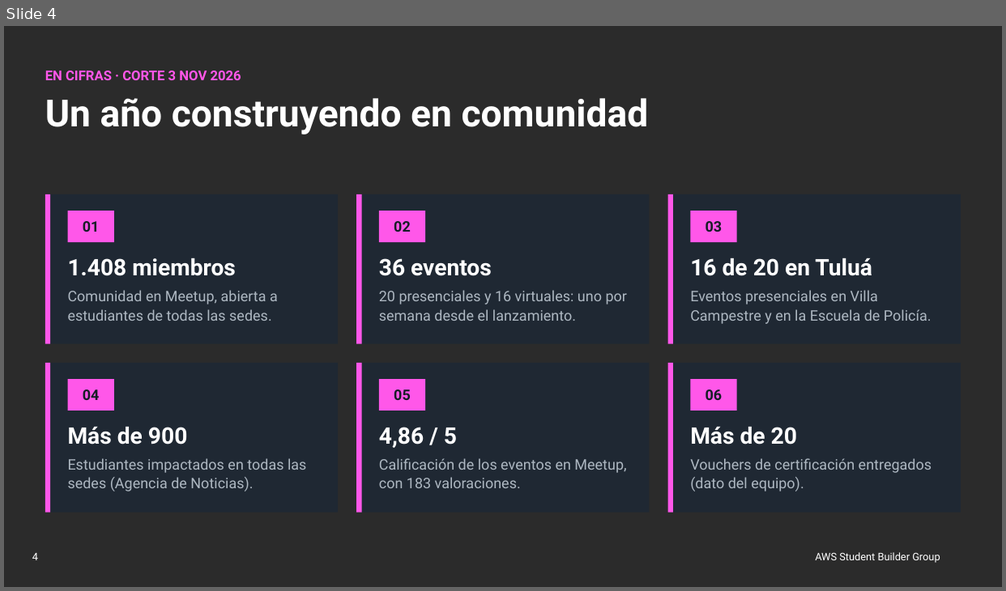
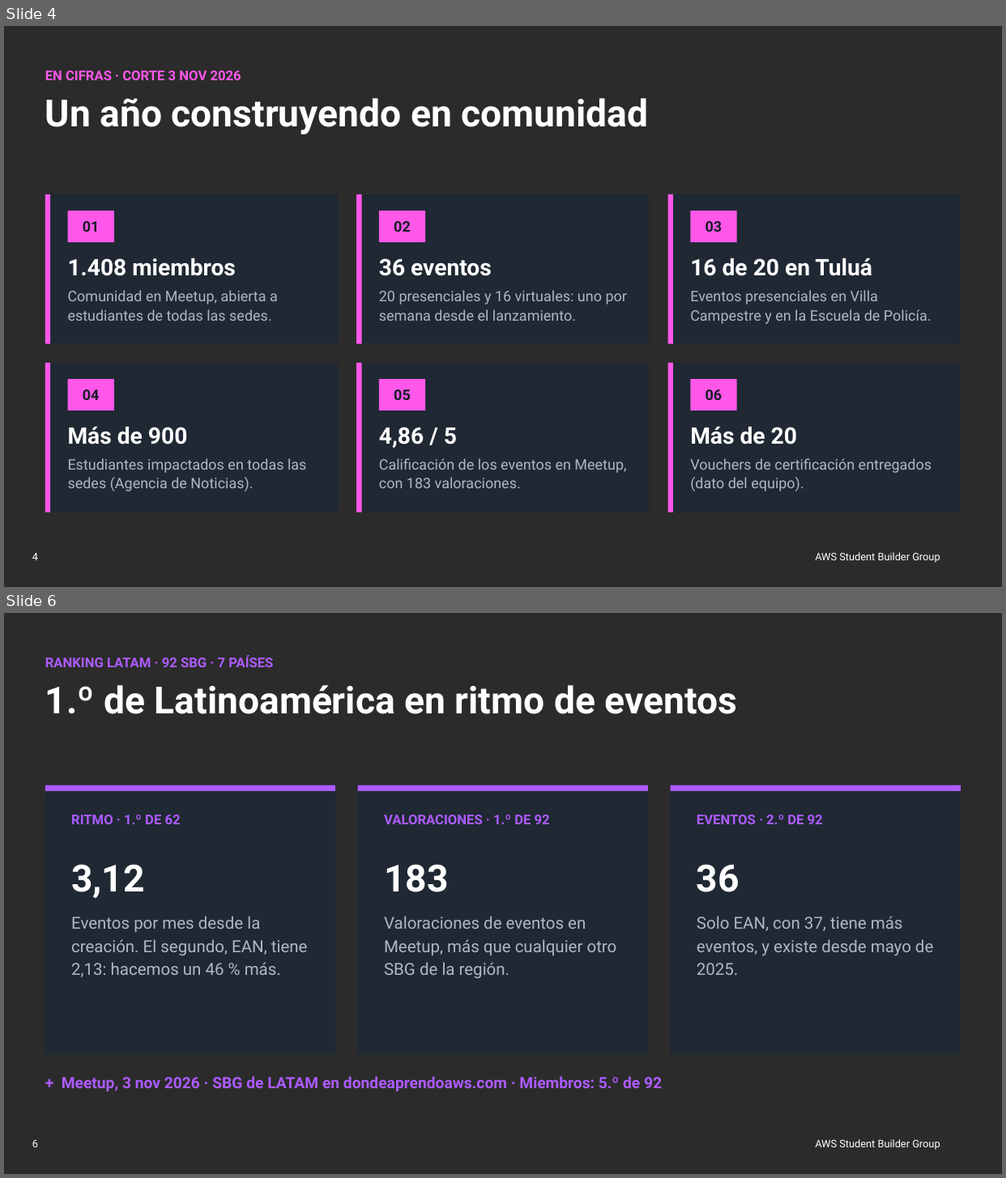
Before and after one commit to AWS-Cloud-Club-at-Universidad-del-Valle/aws-sbg-univalle-website, a slide deck: recap/entregables/presentacion/recap-directivas-univalle.pptx. Shown one above the other, each under a label of ours: slide 4 before the commit, slides 4 and 6 after it; the slides between them are not shown. The pictures are 1006x591 and 1006x1178 pixels, drawn with LibreOffice and Linux fonts; fonts in the diff are those of the drawing; background and template pictures are left out; a plain dark background stands for a picture behind light text. Boxes give left, top, right and bottom in pixels: in the first picture for what was removed or moved away, otherwise in the second. Text is boxed around its words. In the diff, an @@ line names an element or a change of style, - is before the commit and + after.

Commit message:
feat(recap): ranking LATAM, Cumbre Andina y presentación para directivas de 18 diapositivas

```diff
--- a/recap/entregables/presentacion/recap-directivas-univalle.pptx
+++ b/recap/entregables/presentacion/recap-directivas-univalle.pptx
@@ slide 6 added at bbox=[4, 613, 1002, 1174], background picture (left out); not listed: 2 template elements that a slide beside it also shows @@
@@ text added at bbox=[45, 655, 736, 714], 36 pt, text #FFFFFF, bold @@
+RANKING LATAM · 92 SBG · 7 PAÍSES
+1.º de Latinoamérica en ritmo de eventos
@@ rectangle added at bbox=[45, 786, 335, 1054], fill #1F2833 @@
@@ rectangle added at bbox=[45, 786, 335, 791], fill #AC5BFF @@
@@ rectangle added at bbox=[358, 786, 649, 1054], fill #1F2833 @@
@@ rectangle added at bbox=[358, 786, 649, 791], fill #AC5BFF @@
@@ rectangle added at bbox=[671, 786, 961, 1054], fill #1F2833 @@
@@ rectangle added at bbox=[671, 786, 961, 791], fill #AC5BFF @@
@@ text added at bbox=[71, 815, 308, 977], 16 pt, text #AEB8C2 @@
+RITMO · 1.º DE 62
+3,12
+Eventos por mes desde la creación. El segundo, EAN, tiene 2,13: hacemos un 46 % más.
@@ text added at bbox=[384, 815, 617, 978], 16 pt, text #AEB8C2 @@
+VALORACIONES · 1.º DE 92
+183
+Valoraciones de eventos en Meetup, más que cualquier otro SBG de la región.
@@ text added at bbox=[697, 815, 933, 975], 16 pt, text #AEB8C2 @@
+EVENTOS · 2.º DE 92
+36
+Solo EAN, con 37, tiene más eventos, y existe desde mayo de 2025.
@@ text added at bbox=[62, 1076, 662, 1092], 15 pt, text #AC5BFF, bold @@
++ Meetup, 3 nov 2026 · SBG de LATAM en dondeaprendoaws.com · Miembros: 5.º de 92
```
Also in this commit, not shown: 2 slides changed, 2 other slides added, 15 other files.
